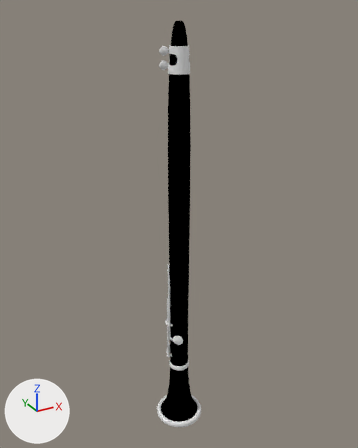
An edit to the Blender file scenes/klarinette.blend, drawn before and after from the same camera.
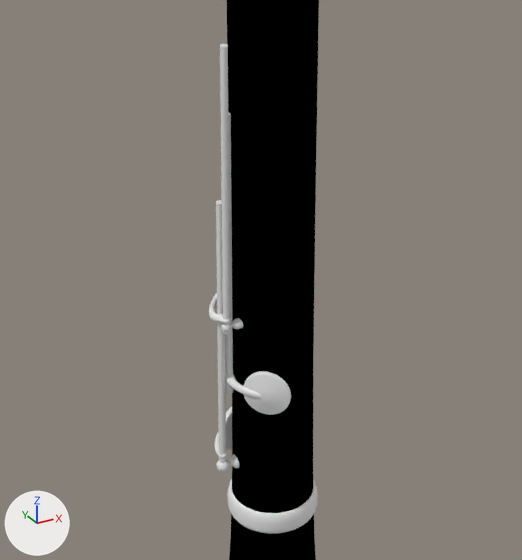
There are two pictures of each version: one whole from a 50 mm lens placed at (-10.91, -19.09, 10.84), pointed at (-0.2, 0.39, 1.1), one close up on the part from 34% to 65% of the width and 57% to 84% of the height. The axes (+X, +Y, +Z) are drawn at lower left. The lights are the same throughout.
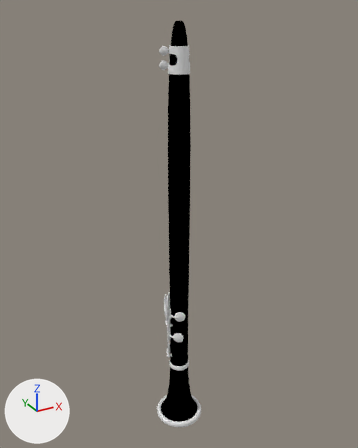
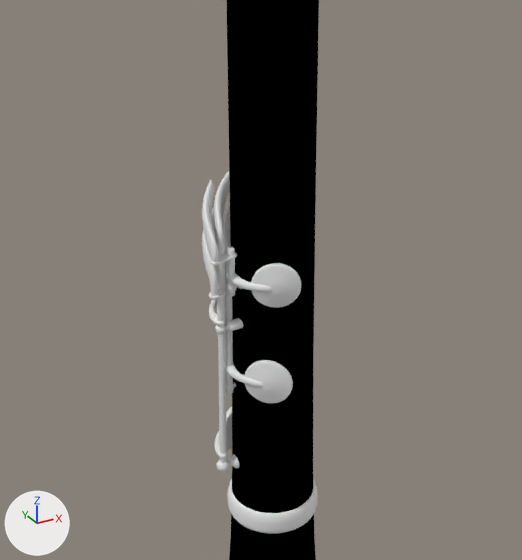
Boxes (x1, y1, x2, y2) around the edits, measured in the close-ups (522 x 560 px):
'Cylinder.011', reshaped, moved (227% wider, 59% shorter)
    before: (220, 44, 230, 334)
    after: (202, 179, 237, 296)
'ventil', reshaped, moved, turned
    before: (225, 371, 291, 415)
    after: (226, 360, 293, 403)
'Cylinder.008', reshaped, moved (118% wider, 53% shorter)
    before: (216, 200, 226, 473)
    after: (202, 207, 225, 336)
'ventil.001', added
    after: (226, 263, 301, 308)
'Cylinder.013', added
    after: (214, 171, 230, 473)
'Cylinder.010', reshaped, moved
    before: (225, 113, 233, 394)
    after: (223, 203, 233, 394)
'Plane.002', moved
    before: (221, 318, 243, 332)
    after: (215, 318, 243, 334)
'Plane.003', added
    after: (226, 284, 243, 292)
part 1 of me_cylinder_011, built on
    before: (220, 44, 230, 334)
    after: (202, 179, 237, 296)
part 3 of me_cylinder_004, built on
    before: (216, 200, 226, 461)
    after: (202, 207, 225, 336)
part 5 of me_cylinder_010, built on
    before: (225, 113, 233, 393)
    after: (223, 203, 233, 393)

What changed in the scene script:
```text
Change me_cylinder_011:
    used by ob_cylinder_011; location = (-1.06, -0.12, -2.51); scale = (0.0416, 0.0416, 1.82)
    remove me_cylinder_011.from_pydata(...)  # 34 vertices, 48 faces; spans x -1.0..1.0, y -1.0..1.0, z -1.0..1.0
    add me_cylinder_011.from_pydata(...)  # 353 vertices, 374 faces; spans x -6.74..6.92, y -1.52..17.4, z 0.0..0.62
    me_cylinder_011 part 1: 34 vertices removed from x -1.0..1.0, y -1.0..1.0, z -1.0..1.0; 353 vertices added at x -6.74..6.92, y -1.52..17.4, z 0.0..0.62
    me_cylinder_011 part 2: the surface is now shaded smooth
Change me_cylinder_010:
    used by ob_cylinder_010; location = (-0.97, 0.0, -3.43); scale = (0.0416, 0.0416, 1.82)
    remove me_cylinder_010.from_pydata(...)  # 34 vertices, 48 faces; spans x -1.0..1.0, y -1.0..1.0, z -1.0..1.0
    add me_cylinder_010.from_pydata(...)  # 111 vertices, 118 faces; spans x -1.32..8.57, y -1.46..18.45, z 0.0..1.23
    me_cylinder_010 part 5: the whole mesh is rebuilt
    me_cylinder_010 part 6: the surface is now shaded smooth
Change me_cylinder_004:
    used by ob_cylinder_008; location = (-1.07, -0.01, -4.5); scale = (0.0416, 0.0416, 1.82)
    remove me_cylinder_004.from_pydata(...)  # 34 vertices, 48 faces; spans x -1.0..1.0, y -1.0..1.0, z -1.0..1.0
    add me_cylinder_004.from_pydata(...)  # 369 vertices, 390 faces; spans x -3.23..11.19, y -1.46..16.72, z 0.0..0.68
    me_cylinder_004 part 3: 34 vertices removed from x -1.0..1.0, y -1.0..1.0, z -1.0..1.0; 369 vertices added at x -3.23..11.19, y -1.46..16.72, z 0.0..0.68
    me_cylinder_004 part 4: the surface is now shaded smooth
Change col_ventil:
    col_ventil.instance_offset: (-0.797, 0.23, -6.087) -> (-1.075, 0.00386, -6.315)
Change ob_plane_002:
    ob_plane_002.location: (-1.13, -0.11, -4.26) -> (-1.2, -0.11, -4.26)
Change ob_cylinder_011:
    ob_cylinder_011.location: (-1.06, -0.12, -2.51) -> (-0.99, -0.12, -3.85)
Change ob_cylinder_010:
    ob_cylinder_010.location: (-0.97, 0.0, -3.43) -> (-0.97, 0.0, -5.25)
Change ob_ventil:
    ob_ventil.location: (-0.77, -0.29, -5.05) -> (-0.98, -0.02, -5.12)
    ob_ventil.rotation_euler: (0.0, 0.0, -0.285) -> (0.0, 0.0, -0.234)  # degrees (0, 0, -16) -> degrees (0, 0, -13)
Change ob_cylinder_008:
    ob_cylinder_008.location: (-1.07, -0.01, -4.5) -> (-1.13, -0.12, -4.33)
Add ob_ventil_001:
    ob_ventil_001 = bpy.data.objects.new('ventil.001', None)
    ob_ventil_001.location = (-0.99, -0.12, -3.85)
    ob_ventil_001.rotation_euler = (0.0, 0.0, -0.00855)  # degrees (0, 0, -0.5)
    ob_ventil_001.scale = (1.0, -1.0, 1.0)
    ob_ventil_001.instance_type = 'COLLECTION'
    ob_ventil_001.instance_collection = col_ventil
Add ob_cylinder_013:
    ob_cylinder_013 = bpy.data.objects.new('Cylinder.013', me_cylinder_013)  # 111 vertices, 118 faces; spans x -1.3..8.7, y -1.5..18.7, z 0.0..2.0; modifiers SUBSURF
    ob_cylinder_013.location = (-1.06, -0.01, -6.33)
    ob_cylinder_013.rotation_euler = (0.0, 0.0, -0.276)  # degrees (0, 0, -16)
    ob_cylinder_013.scale = (0.0416, 0.0416, 1.82)
Add ob_plane_003:
    ob_plane_003 = bpy.data.objects.new('Plane.003', me_plane_002.copy())  # the mesh of ob_plane_002; modifiers SUBSURF
    ob_plane_003.location = (-1.06, -0.11, -3.75)
    ob_plane_003.rotation_euler = (-1.571, 6.283, -0.0718)  # degrees (-90, 360, -4.1)
    ob_plane_003.scale = (0.276, 0.276, 0.276)
```
